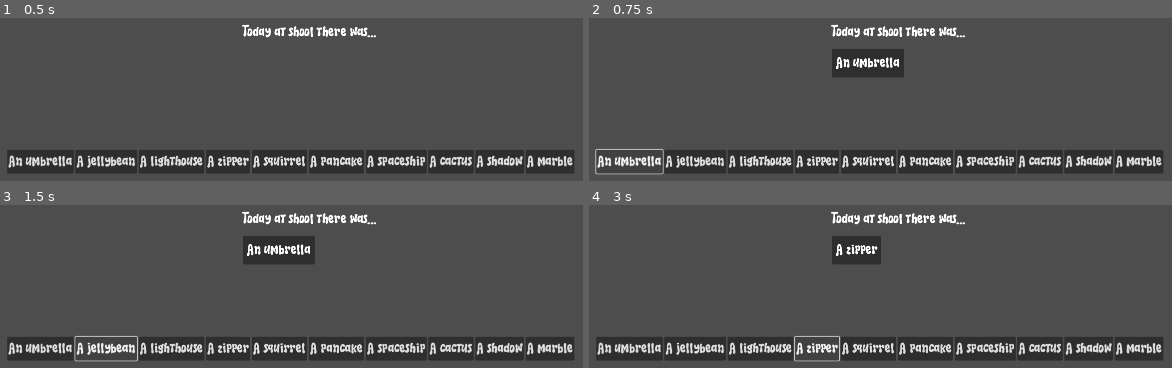
Above: before the commit, frames 1-4 (two rows, left to right).
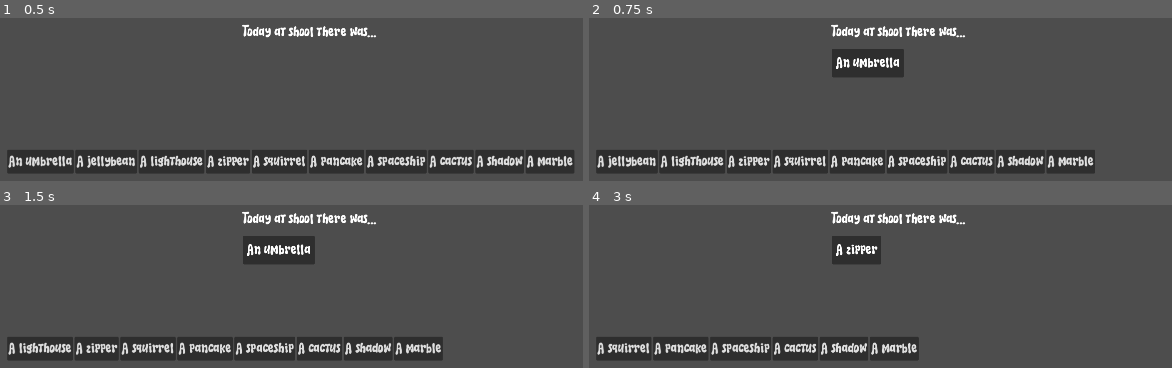
Above: after the commit, the same moments.

Repository: Balatzar/keep-it-flowing
Game: Godot game, scene res://Levels/FirstLevel/FirstLevel.tscn
The game is run twice, just before and just after one commit, with the same random seed, the same clock (stepped at 60 frames per second) and the same inputs.
Inputs:
- Up to frame 1 (0.5 s): no input
- Up to frame 2 (0.75 s): click "An umbrella" at 0.5 s
- Up to frame 3 (1.5 s): click "A jellybean" at 1.25 s
- Up to frame 4 (3 s): click "A lighthouse" at 2 s; click "A zipper" at 2.75 s

Frame 1 is identical in both runs. In frame 2, 5.6% of the frame differs, in the area x 1-99%, y 80-97%; in frame 3, 6.4%; in frame 4, 7.9%, in the area x 2-99%, y 80-97%.

Commit message:
Display win text

Diff:
--- a/Levels/FirstLevel/FirstLevel.tscn
+++ b/Levels/FirstLevel/FirstLevel.tscn
@@ -1,9 +1,11 @@
-[gd_scene load_steps=3 format=3 uid="uid://c76qxw1gr1eog"]
+[gd_scene load_steps=4 format=3 uid="uid://c76qxw1gr1eog"]
 
 [ext_resource type="PackedScene" uid="uid://du3jtfstotexf" path="res://UI/WordChooser/WordChooser.tscn" id="1_186og"]
+[ext_resource type="Script" path="res://Levels/FirstLevel/first_level.gd" id="1_n54mm"]
 [ext_resource type="PackedScene" uid="uid://dty8trs7ko2w0" path="res://UI/WordFlow/WordFlow.tscn" id="2_lim8y"]
 
 [node name="FirstLevel" type="Node2D"]
+script = ExtResource("1_n54mm")
 
 [node name="WordChooser" parent="." instance=ExtResource("1_186og")]
 offset_left = 320.0
@@ -16,3 +18,16 @@
 offset_top = 455.0
 offset_right = 886.0
 offset_bottom = 455.0
+
+[node name="WinPanel" type="Panel" parent="."]
+offset_left = 787.0
+offset_top = 442.0
+offset_right = 1319.0
+offset_bottom = 754.0
+
+[node name="WinText" type="Label" parent="WinPanel"]
+layout_mode = 2
+offset_right = 535.0
+offset_bottom = 313.0
+text = "Blablablablablablablablablablablablabla asdasd asdkjk kjbfkj bwkejfb "
+autowrap_mode = 2
--- /dev/null
+++ b/Levels/FirstLevel/first_level.gd
@@ -0,0 +1,27 @@
+extends Node2D
+
+func _ready() -> void:
+	# Connect to state changes
+	GlobalState.state_changed.connect(_on_state_changed)
+	# Initially hide win panel
+	$WinPanel.hide()
+
+func _on_state_changed(_new_state):
+	if GlobalState.game_phase == 8:
+		$WordChooser.hide()
+		$WordFlow.hide()
+		$WinPanel.show()
+
+		var final_text = ""
+		for phase in range(1, 8):
+			# Add the phrase for this phase
+			final_text += GameData.get_phrase_for_phase(phase) + " "
+			# Add the selected word for this phase if available
+			if phase - 1 < GlobalState.selected_words.size():
+				final_text += GlobalState.selected_words[phase - 1].get("name") + " "
+
+		print(final_text)
+		$WinPanel/WinText.text = final_text.strip_edges()
+
+func _process(_delta: float) -> void:
+	pass
--- a/UI/WordChooser/word_chooser.gd
+++ b/UI/WordChooser/word_chooser.gd
@@ -1,69 +1,6 @@
 extends Control
 
 @export var WordToChooseScene: PackedScene
-
-var available_words = {
-	1: [
-		{"name": "An umbrella", "value": 168},
-		{"name": "A jellybean", "value": 72},
-		{"name": "A lighthouse", "value": 115},
-		{"name": "A zipper", "value": 42},
-		{"name": "A squirrel", "value": 253},
-		{"name": "A pancake", "value": 108},
-		{"name": "A spaceship", "value": 133},
-		{"name": "A cactus", "value": 0},
-		{"name": "A shadow", "value": 120},
-		{"name": "A marble", "value": 32}
-	],
-	2: [
-		{"name": "Mysterious", "value": 162},
-		{"name": "Nervous", "value": 188},
-		{"name": "Frightening", "value": 192},
-		{"name": "Excited", "value": 81},
-		{"name": "Calm", "value": 29},
-		{"name": "Messy", "value": 187},
-		{"name": "Intriguing", "value": 289},
-		{"name": "Hurt", "value": 253},
-		{"name": "Magical", "value": 42},
-		{"name": "Exhausted", "value": 0}
-	],
-	3: [
-		{"name": "Run away", "value": 152},
-		{"name": "Stay calm", "value": 171},
-		{"name": "Ask for help", "value": 91},
-		{"name": "Fix it", "value": 10},
-		{"name": "Ignore it", "value": 0},
-		{"name": "Write about it", "value": 264},
-		{"name": "Laugh it off", "value": 15},
-		{"name": "Cry", "value": 100},
-		{"name": "Tell a friend", "value": 5},
-		{"name": "Keep it secret", "value": 295}
-	],
-	4: [
-		{"name": "Scary", "value": 18},
-		{"name": "Mean", "value": 22},
-		{"name": "Silly", "value": 0},
-		{"name": "Helpful", "value": 154},
-		{"name": "Strict", "value": 207},
-		{"name": "Distracted", "value": 267},
-		{"name": "Confused", "value": 71},
-		{"name": "Busy", "value": 241},
-		{"name": "Angry", "value": 102},
-		{"name": "Patient", "value": 10}
-	],
-	5: [
-		{"name": "Alice", "value": 220},
-		{"name": "Benjamin", "value": 0},
-		{"name": "Clara", "value": 0},
-		{"name": "David", "value": 263},
-		{"name": "Elodie", "value": 107},
-		{"name": "Felix", "value": 0},
-		{"name": "Gabrielle", "value": 250},
-		{"name": "Hugo", "value": 197},
-		{"name": "Isabelle", "value": 222},
-		{"name": "Jules", "value": 162}
-	]
-}
 
 # Called when the node enters the scene tree for the first time.
 func _ready() -> void:
@@ -75,23 +12,25 @@
 	for child in $HBoxContainer.get_children():
 		child.queue_free()
 
-	if !available_words.has(phase):
-		return
-
-	for word in available_words[phase]:
+	var words = GameData.get_words_for_phase(phase)
+	for word in words:
 		var word_instance = WordToChooseScene.instantiate()
 		print(word)
 		word_instance.word = word
 		$HBoxContainer.add_child(word_instance)
-		word_instance.word_selected.connect(_on_word_selected)
+		word_instance.word_selected.connect(_on_word_selected.bind(word_instance))
 
 func _on_state_changed(new_state):
 	if new_state == GlobalState.State.THINKING:
 		_show_words_for_phase(GlobalState.game_phase)
 
-func _on_word_selected(word: Dictionary):
+func _on_word_selected(word: Dictionary, word_instance: Node):
 	print("Selected word: %s, Value: %d" % [word["name"], word["value"]])
+	# Remove the word from available_words
+	GameData.remove_word(GlobalState.game_phase, word)
 	GlobalState.select_word(word)
+	# Remove the word instance from UI immediately
+	word_instance.queue_free()
 
 # Called every frame. 'delta' is the elapsed time since the previous frame.
 func _process(_delta: float) -> void:
--- a/UI/WordFlow/word_flow.gd
+++ b/UI/WordFlow/word_flow.gd
@@ -8,17 +8,6 @@
 @export var min_display_time: float = 0.5
 @export var max_display_time: float = 1.5
 
-var phrases_by_phases = {
-	1: "Today at shool there was...",
-	2: "And it was really...",
-	3: "So I...",
-	4: "But then it...",
-	5: "So I decided to...",
-	6: "I'm telling you because you are not...",
-	7: "But I will tell..."
-}
-
-var filler_words = ["And", "Uh", "Emm", "You know", "And then", "You see", "There was"]
 var filler_spawn_timer: Timer
 var rng = RandomNumberGenerator.new()
 
@@ -52,7 +41,7 @@
 		return
 
 	# Get a random filler word
-	var random_word = filler_words[randi() % filler_words.size()]
+	var random_word = GameData.get_random_filler_word()
 
 	# Create the word instance
 	var word_instance = WordScene.instantiate()
@@ -81,8 +70,7 @@
 	filler_spawn_timer.start()
 
 func _update_current_phrase() -> void:
-	if phrases_by_phases.has(GlobalState.game_phase):
-		$CurrentPhrase.text = phrases_by_phases[GlobalState.game_phase]
+	$CurrentPhrase.text = GameData.get_phrase_for_phase(GlobalState.game_phase)
 
 func _on_state_changed(new_state):
 	print(new_state)
@@ -126,8 +114,14 @@
 	for child in $HBoxContainer.get_children():
 		child.queue_free()
 
-	# Increment game phase
-	GlobalState.game_phase += 1
+	# Get the score and rating
+	var score = GlobalState.selected_word.get("value")
+	var rating = GlobalState.get_score_rating(score)
+
+	# Only increment game phase for GOOD or GREAT ratings
+	if rating == GlobalState.ScoreRating.GOOD or rating == GlobalState.ScoreRating.GREAT:
+		GlobalState.game_phase += 1
+		GlobalState.add_selected_word(GlobalState.selected_word)
 
 	# Change state to RESPONDING
 	GlobalState.change_state(GlobalState.State.RESPONDING)
--- /dev/null
+++ b/game_data.gd
@@ -0,0 +1,117 @@
+extends Node
+
+var available_words = {
+	1: [
+		{"name": "An umbrella", "value": 168},
+		{"name": "A jellybean", "value": 72},
+		{"name": "A lighthouse", "value": 115},
+		{"name": "A zipper", "value": 42},
+		{"name": "A squirrel", "value": 253},
+		{"name": "A pancake", "value": 108},
+		{"name": "A spaceship", "value": 133},
+		{"name": "A cactus", "value": 0},
+		{"name": "A shadow", "value": 120},
+		{"name": "A marble", "value": 32}
+	],
+	2: [
+		{"name": "Mysterious", "value": 162},
+		{"name": "Nervous", "value": 188},
+		{"name": "Frightening", "value": 192},
+		{"name": "Excited", "value": 81},
+		{"name": "Calm", "value": 29},
+		{"name": "Messy", "value": 187},
+		{"name": "Intriguing", "value": 289},
+		{"name": "Hurt", "value": 253},
+		{"name": "Magical", "value": 42},
+		{"name": "Exhausted", "value": 0}
+	],
+	3: [
+		{"name": "Run away", "value": 152},
+		{"name": "Stay calm", "value": 171},
+		{"name": "Ask for help", "value": 91},
+		{"name": "Fix it", "value": 10},
+		{"name": "Ignore it", "value": 0},
+		{"name": "Write about it", "value": 264},
+		{"name": "Laugh it off", "value": 15},
+		{"name": "Cry", "value": 100},
+		{"name": "Tell a friend", "value": 5},
+		{"name": "Keep it secret", "value": 295}
+	],
+	4: [
+		{"name": "Broke", "value": 204},
+		{"name": "Vanished", "value": 300},
+		{"name": "Exploded", "value": 15},
+		{"name": "Moved", "value": 110},
+		{"name": "Stopped", "value": 198},
+		{"name": "Fell", "value": 76},
+		{"name": "Sang", "value": 9},
+		{"name": "Appeared", "value": 120},
+		{"name": "Cracked", "value": 164},
+		{"name": "Froze", "value": 0}
+	],
+	5: [
+		{"name": "Run away", "value": 152},
+		{"name": "Stay calm", "value": 171},
+		{"name": "Ask for help", "value": 91},
+		{"name": "Fix it", "value": 10},
+		{"name": "Ignore it", "value": 0},
+		{"name": "Write about it", "value": 264},
+		{"name": "Laugh it off", "value": 15},
+		{"name": "Cry", "value": 100},
+		{"name": "Tell a friend", "value": 5},
+		{"name": "Keep it secret", "value": 295}
+	],
+	6: [
+		{"name": "Scary", "value": 18},
+		{"name": "Mean", "value": 22},
+		{"name": "Silly", "value": 0},
+		{"name": "Helpful", "value": 154},
+		{"name": "Strict", "value": 207},
+		{"name": "Distracted", "value": 267},
+		{"name": "Confused", "value": 71},
+		{"name": "Busy", "value": 241},
+		{"name": "Angry", "value": 102},
+		{"name": "Patient", "value": 10}
+	],
+	7: [
+		{"name": "Alice", "value": 220},
+		{"name": "Benjamin", "value": 0},
+		{"name": "Clara", "value": 0},
+		{"name": "David", "value": 263},
+		{"name": "Elodie", "value": 107},
+		{"name": "Felix", "value": 0},
+		{"name": "Gabrielle", "value": 250},
+		{"name": "Hugo", "value": 197},
+		{"name": "Isabelle", "value": 222},
+		{"name": "Jules", "value": 162}
+	]
+}
+
+var phrases_by_phases = {
+	1: "Today at shool there was...",
+	2: "And it was really...",
+	3: "So I...",
+	4: "But then it...",
+	5: "So I decided to...",
+	6: "I'm telling you because you are not...",
+	7: "But I will tell..."
+}
+
+var filler_words = ["And", "Uh", "Emm", "You know", "And then", "You see", "There was"]
+
+func get_words_for_phase(phase: int) -> Array:
+	if !available_words.has(phase):
+		return []
+	return available_words[phase]
+
+func remove_word(phase: int, word: Dictionary) -> void:
+	if available_words.has(phase):
+		available_words[phase].erase(word)
+
+func get_phrase_for_phase(phase: int) -> String:
+	return phrases_by_phases.get(phase, "")
+
+func get_random_filler_word() -> String:
+	if filler_words.size() == 0:
+		return ""
+	return filler_words[randi() % filler_words.size()]
--- a/global_state.gd
+++ b/global_state.gd
@@ -19,6 +19,9 @@
 
 var selected_word: Dictionary = {}
 var game_phase: int = 1
+
+# Collection of selected words
+var selected_words: Array[Dictionary] = []
 
 # Signal to broadcast state changes
 signal state_changed(new_state: State)
@@ -48,3 +51,8 @@
 # Function to get word response for a rating
 func get_rating_word(rating: ScoreRating) -> String:
 	return RATING_WORDS[rating]
+
+# Function to add a selected word to the collection
+func add_selected_word(word: Dictionary):
+	selected_words.append(word)
+	print("Added selected word: ", word.get("name"), " Value: ", word.get("value"))
--- a/project.godot
+++ b/project.godot
@@ -18,6 +18,7 @@
 [autoload]
 
 GlobalState="*res://global_state.gd"
+GameData="*res://game_data.gd"
 
 [display]
 
